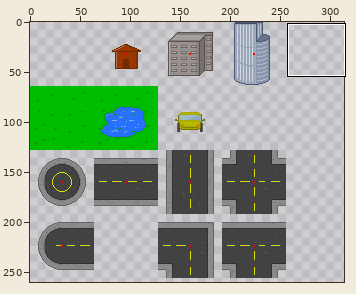
Sprite sheet, stored at assets/city.png. Above: a wide view before the commit, with the close-up outlined.
Close-up. The starting point:
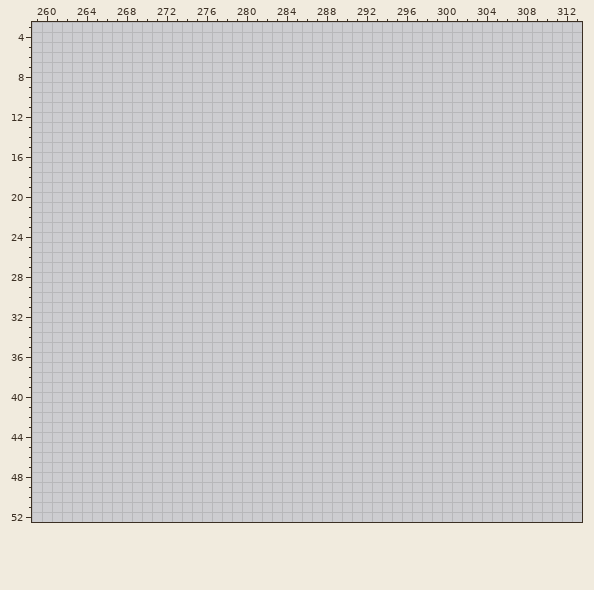
The file is 384x320 pixels. Colours within 5 levels of each other are drawn and written as one. Shown: x 259..313, y 3..52. The wide view leaves out empty margins. The commit also changed other parts of the picture, which this record leaves out.
Palette (. is transparent): 
Pixels before (only the part around the change), first column x 261:
 3 .....................................................
 4 .....................................................
 5 .....................................................
 6 .....................................................
 7 .....................................................
 8 .....................................................
 9 .....................................................
10 .....................................................
11 .....................................................
12 .....................................................
13 .....................................................
14 .....................................................
15 .....................................................
16 .....................................................
17 .....................................................
18 .....................................................
19 .....................................................
20 .....................................................
21 .....................................................
22 .....................................................
23 .....................................................
24 .....................................................
25 .....................................................
26 .....................................................
27 .....................................................
28 .....................................................
29 .....................................................
30 .....................................................
31 .....................................................
32 .....................................................
33 .....................................................
34 .....................................................
35 .....................................................
36 .....................................................
37 .....................................................
38 .....................................................
39 .....................................................
40 .....................................................
41 .....................................................
42 .....................................................
43 .....................................................
44 .....................................................
45 .....................................................
46 .....................................................
47 .....................................................
48 .....................................................
49 .....................................................
50 .....................................................
51 .....................................................
52 .....................................................
After the commit:
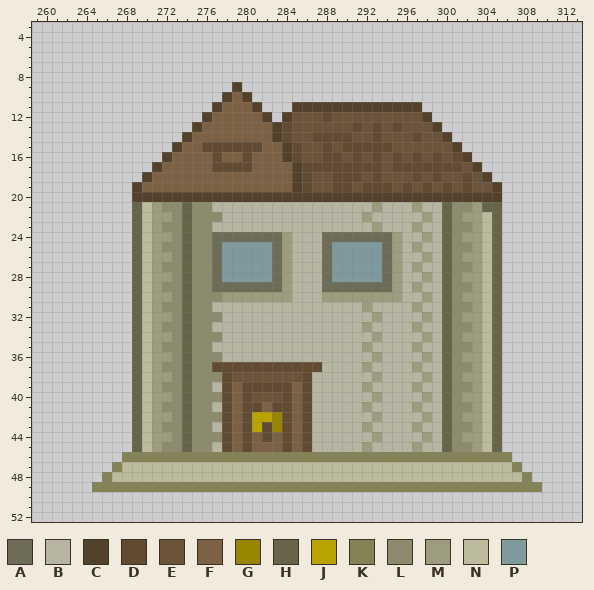
Colours new in this view: A #6d6c56  B #b5b5a2  C #54412c  D #614b33  E #6c543a  F #7c6145  G #988600  H #66654a  J #baa400  K #848356  L #8c8b6e  M #9d9c7e  N #bcbb9e  P #7e9a9d
Edits made:
Changed rows in their new state; - is an unchanged pixel.
first column x 265:
 9 --------------C------------------------------
10 -------------CFC-----------------------------
11 ------------CFFFC---CCCCCCCCCCCCC------------
12 -----------CFFFFFC-CEEEDEEEEEEEEEC-----------
13 ----------CFFFFFFFCDEEEEEEDEDEDEEEC----------
14 ---------CFFFFFFFFCDEEDDDDEEDEEEDEEC---------
15 --------CFFDDDDDDFFCDEEDEDDDDDEEEEEEC--------
16 -------CFFFFDFFDFFFCDEEDDEDEDEDEDEDEDC-------
17 ------CFFFFFDDDDFFFFCDDDDDDDDEDDDDDDDEC------
18 -----CFFFFFFFFFFFFFFCDEEDDDEDEEEDEDEEDEC-----
19 ----CFFFFFFFFFFFFFFFCDEEDDEDDDEDEDEDEDEEC----
20 ----CCCCCCCCCCCCCCCCCCCCCCCCCCCCCCCCCCCCC----
21 ----HNMLLHLLBBBBBBBBBBBBBBBBMBBBMBBHLLMHH----
22 ----HNMMLHLLLBBBBBBBBBBBBBBMBBBBBMBHLMMNH----
23 ----HNMLLHLLBBBBBBBBBBBBBBBBMBBBMBBHLLMNH----
24 ----HNMMLHLLAAAAAAAMBBBAAAAAAAMBBMBHLMMNH----
25 ----HNMLLHLLAPPPPPAMBBBAPPPPPAMBMBBHLLMNH----
26 ----HNMMLHLLAPPPPPAMBBBAPPPPPAMBBMBHLMMNH----
27 ----HNMLLHLLAPPPPPAMBBBAPPPPPAMBMBBHLLMNH----
28 ----HNMMLHLLAPPPPPAMBBBAPPPPPAMBBMBHLMMNH----
29 ----HNMLLHLLAAAAAAAMBBBAAAAAAAMBMBBHLLMNH----
30 ----HNMMLHLLLMMMMMMMBBBMMMMMMMMBBMBHLMMNH----
31 ----HNMLLHLLBBBBBBBBBBBBBBBMBBBBMBBHLLMNH----
32 ----HNMMLHLLLBBBBBBBBBBBBBBBMBBBBMBHLMMNH----
33 ----HNMLLHLLBBBBBBBBBBBBBBBMBBBBMBBHLLMNH----
34 ----HNMMLHLLLBBBBBBBBBBBBBBBMBBBBMBHLMMNH----
35 ----HNMLLHLLBBBBBBBBBBBBBBBMBBBBMBBHLLMNH----
36 ----HNMMLHLLLBBBBBBBBBBBBBBBMBBBBMBHLMMNH----
37 ----HNMLLHLLDDDDDDDDDDDBBBBMBBBBMBBHLLMNH----
38 ----HNMMLHLLLDEEEEEEEDBBBBBBMBBBBMBHLMMNH----
39 ----HNMLLHLLBDFDDDDDFDBBBBBMBBBBMBBHLLMNH----
40 ----HNMMLHLLLDFDEEEDFDBBBBBBMBBBBMBHLMMNH----
41 ----HNMLLHLLBDFDDFDDFDBBBBBMBBBBMBBHLLMNH----
42 ----HNMMLHLLLDFDJJGDFDBBBBBBMBBBBMBHLMMNH----
43 ----HNMLLHLLBDFDJDGDFDBBBBBMBBBBMBBHLLMNH----
44 ----HNMMLHLLLDFDFDFDFDBBBBBBMBBBBMBHLMMNH----
45 ----HNMLLHLLBDFDFFFDFDBBBBBMBBBBMBBHLLMNH----
46 ---KKKKKKKKKKKKKKKKKKKKKKKKKKKKKKKKKKKKKKK---
47 --KNNNNNNNNNNNNNNNNNNNNNNNNNNNNNNNNNNNNNNNK--
48 -KNNNNNNNNNNNNNNNNNNNNNNNNNNNNNNNNNNNNNNNNNK-
49 KKKKKKKKKKKKKKKKKKKKKKKKKKKKKKKKKKKKKKKKKKKKK
Changed places in both close-ups, as pixel boxes (x1, y1, x2, y2):
added: (92, 82, 542, 492)
